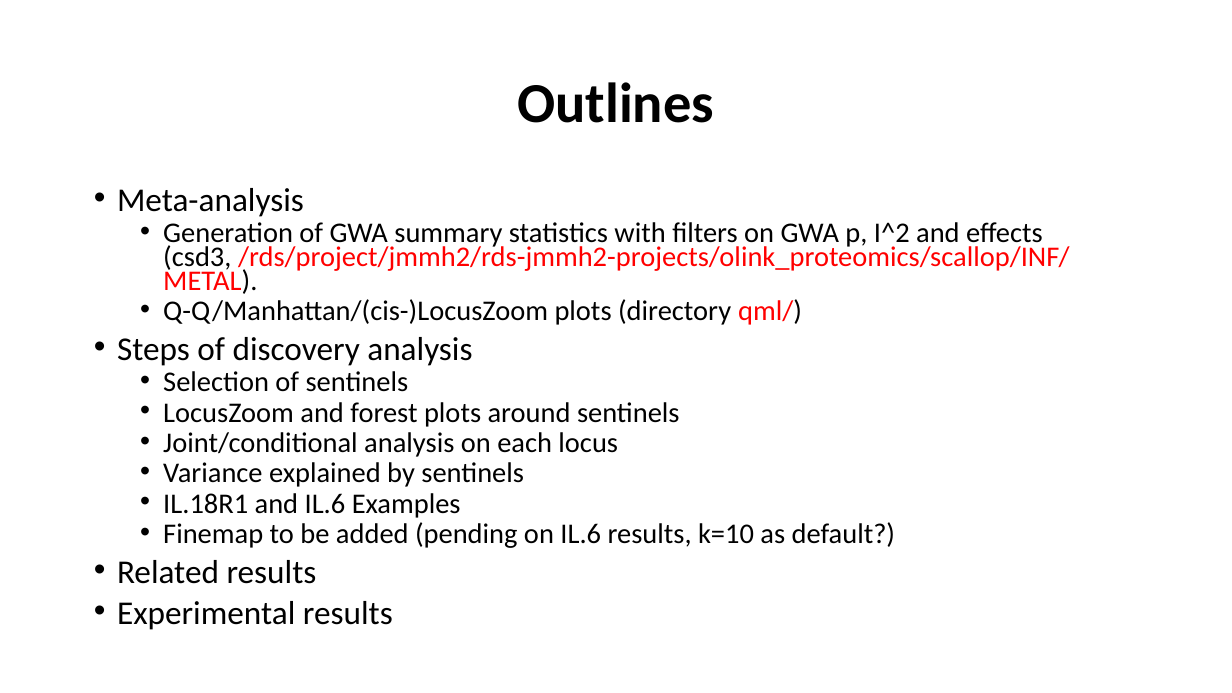
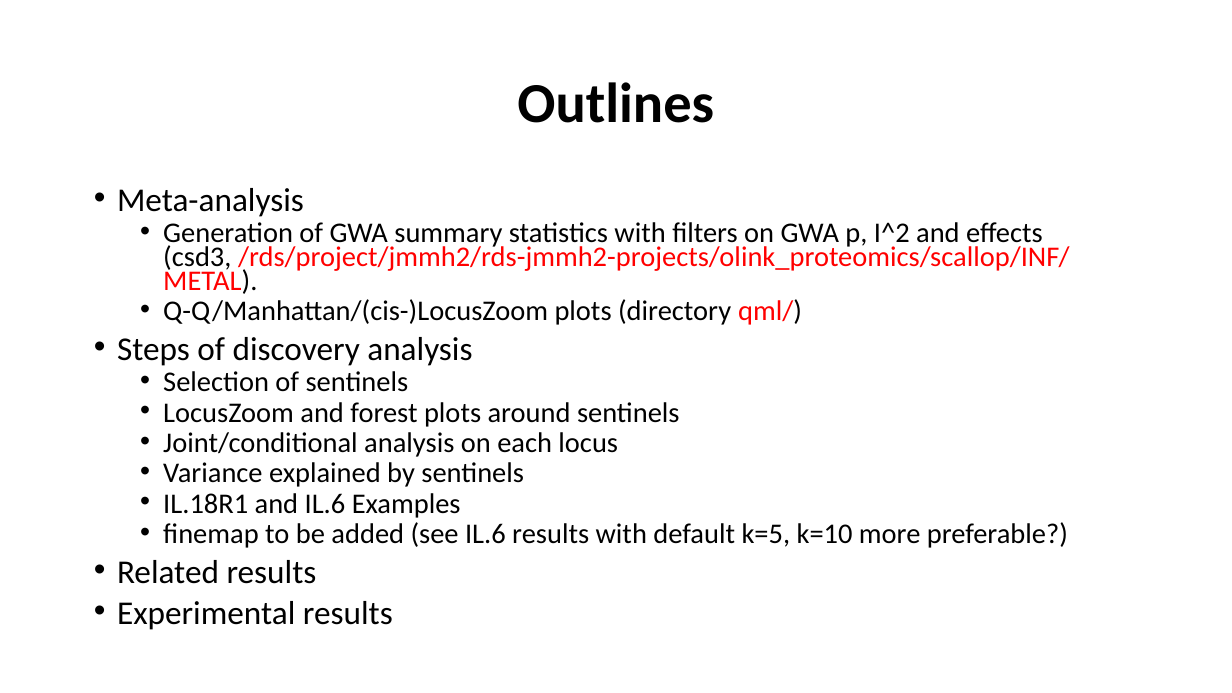
Before and after one commit to jinghuazhao/INF, a slide deck: slide 2 of doc/SCALLOP_INF1-120819.pptx. Drawn at 1232x693 pixels with LibreOffice and Linux fonts; fonts in the diff are those of the drawing. Boxes give left, top, right and bottom in pixels: in the first picture for what was removed or moved away, otherwise in the second. Text is boxed around its words. In the diff, an @@ line names an element or a change of style, - is before the commit and + after.

```diff
--- a/doc/SCALLOP_INF1-120819.pptx
+++ b/doc/SCALLOP_INF1-120819.pptx
@@ text at bbox=[163, 522, 1068, 548]: text changed @@
-  • Finemap to be added (pending on IL.6 results, k=10 as default?)
+  • finemap to be added (see IL.6 results with default k=5, k=10 more preferable?)
```
Also in this commit, not shown: 1 other slide changed.
